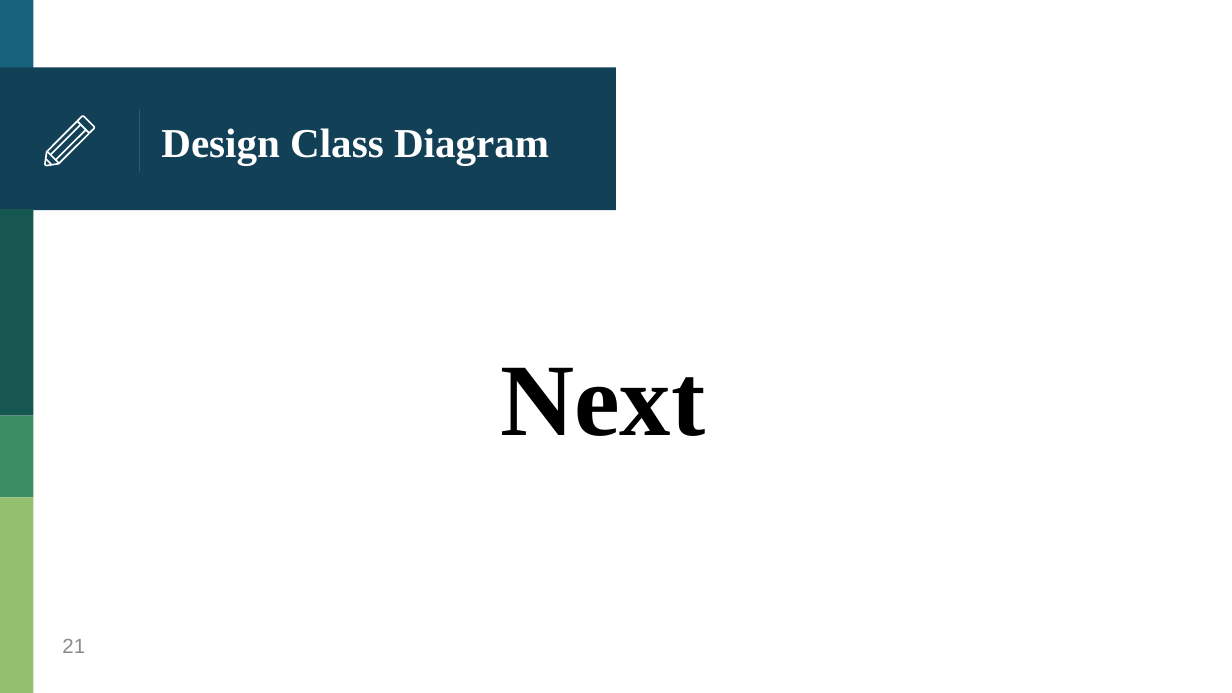
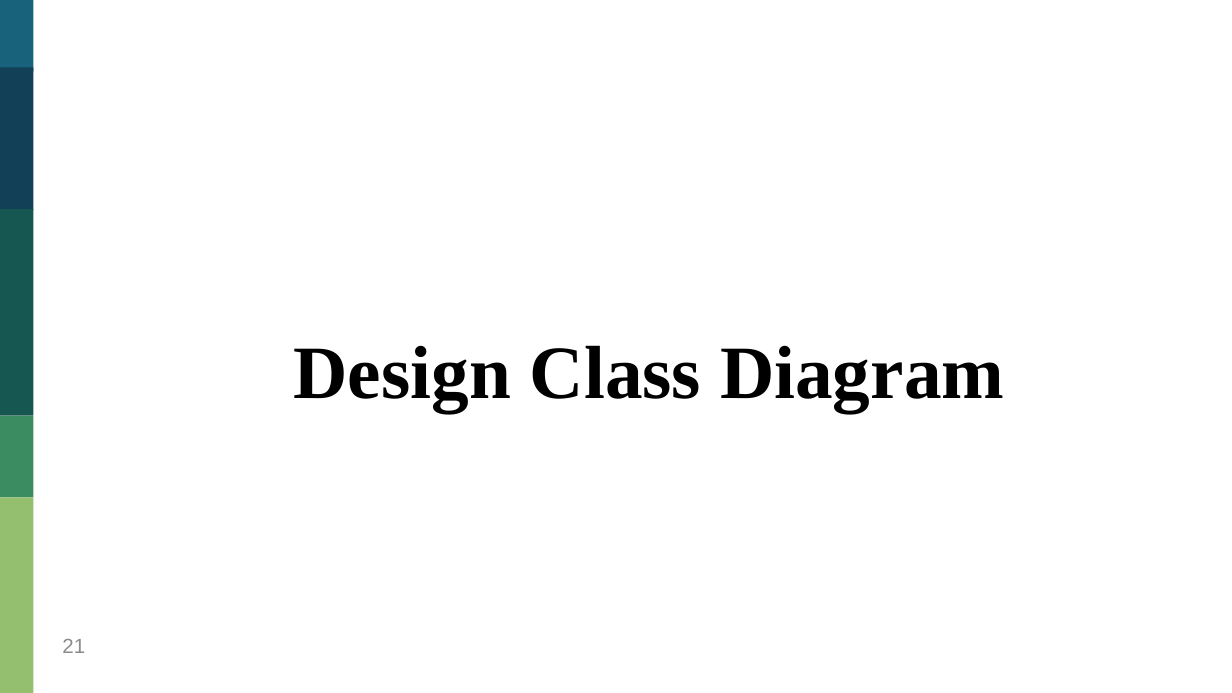
Before and after one commit to HankTwZhong/OOAD, a slide deck: slide 21 of OOAD_Midterm.pptx. Drawn at 1232x693 pixels with LibreOffice and Linux fonts; fonts in the diff are those of the drawing. Boxes give left, top, right and bottom in pixels: in the first picture for what was removed or moved away, otherwise in the second. Text is boxed around its words. In the diff, an @@ line names an element or a change of style, - is before the commit and + after.

Commit message:
modify ppt and move chartInformation test

```diff
--- a/OOAD_Midterm.pptx
+++ b/OOAD_Midterm.pptx
@@ rectangle removed at (0, 68, 616, 211) @@
@@ rectangle added at (0, 68, 33, 211), fill #124057 @@
@@ line removed from (139, 110) to (139, 172) @@
@@ group removed at (44, 116, 95, 166): 6 freeform shapes @@
@@ text "Design Class Diagram": place and size @@
-text "Design Class Diagram" at (161, 128, 549, 165)
+text "Design Class Diagram" at (294, 345, 1004, 413)
@@ text "Design Class Diagram" at (294, 345, 1004, 413): size 24 to 44 pt, text colour #FFFFFF to #000000; alignment left to centre @@
@@ text removed at (500, 367, 705, 436) @@
-Next
```
Also in this commit, not shown: 23 other slides changed, 2 slides added, 2 slides removed, 14 other files.
